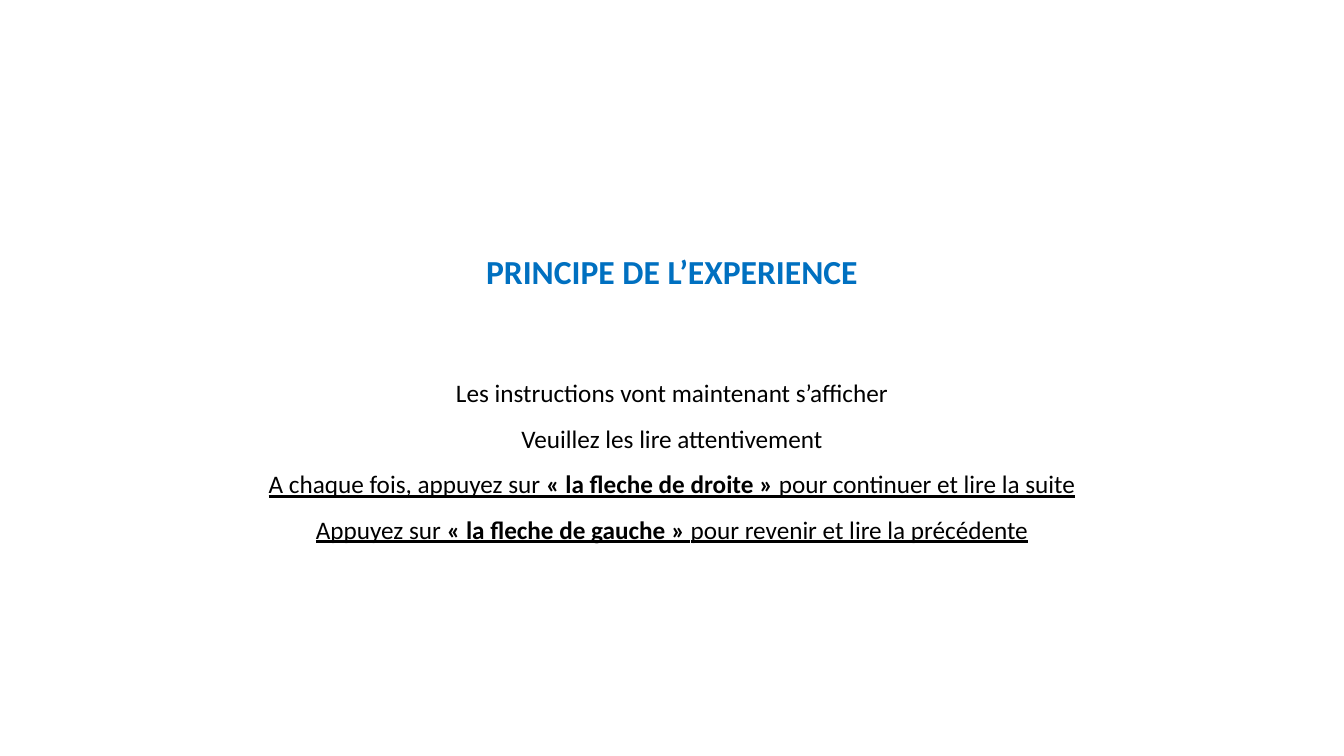
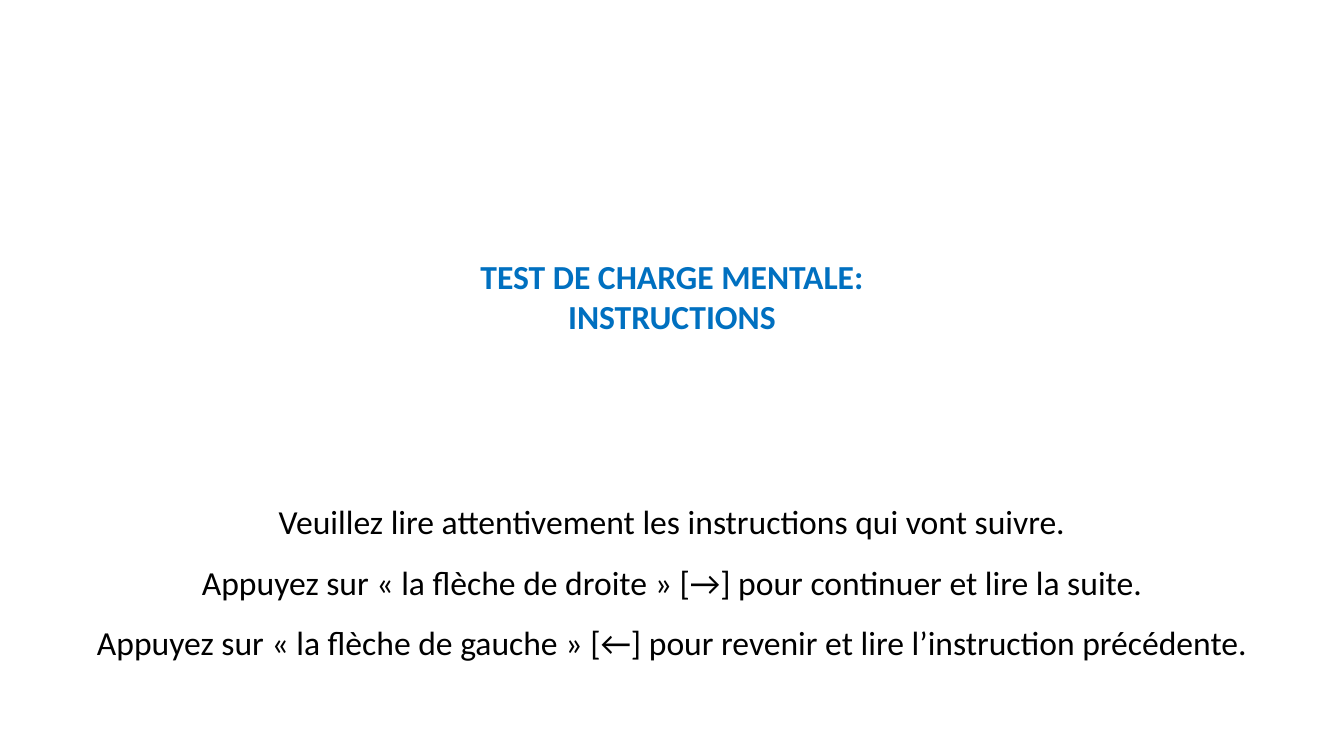
Before and after one commit to MBB-team/Online_Testing, a slide deck: slide 1 of src/EngMain/Stimuli/Instructions.pptx (slide 4 before the commit). Drawn at 1344x756 pixels with LibreOffice and Linux fonts; fonts in the diff are those of the drawing. Boxes give left, top, right and bottom in pixels: in the first picture for what was removed or moved away, otherwise in the second. Text is boxed around its words. In the diff, an @@ line names an element or a change of style, - is before the commit and + after.

```diff
--- a/src/EngMain/Stimuli/Instructions.pptx
+++ b/src/EngMain/Stimuli/Instructions.pptx
@@ text added at bbox=[480, 267, 863, 330], 24 pt, text #0070C0, bold @@
+TEST DE CHARGE MENTALE:
+INSTRUCTIONS
@@ text removed at bbox=[486, 259, 858, 285] @@
-PRINCIPE DE L’EXPERIENCE
@@ text at bbox=[97, 510, 1246, 661]: text changed; size 18 to 24 pt @@
-Les instructions vont maintenant s’afficher
-Veuillez les lire attentivement
-A chaque fois, appuyez sur « la fleche de droite » pour continuer et lire la suite
-Appuyez sur « la fleche de gauche » pour revenir et lire la précédente
+Veuillez lire attentivement les instructions qui vont suivre.
+Appuyez sur « la flèche de droite » [→] pour continuer et lire la suite.
+Appuyez sur « la flèche de gauche » [←] pour revenir et lire l’instruction précédente.
```
Also in this commit, not shown: 8 other slides changed, 8 slides added, 13 slides removed.
